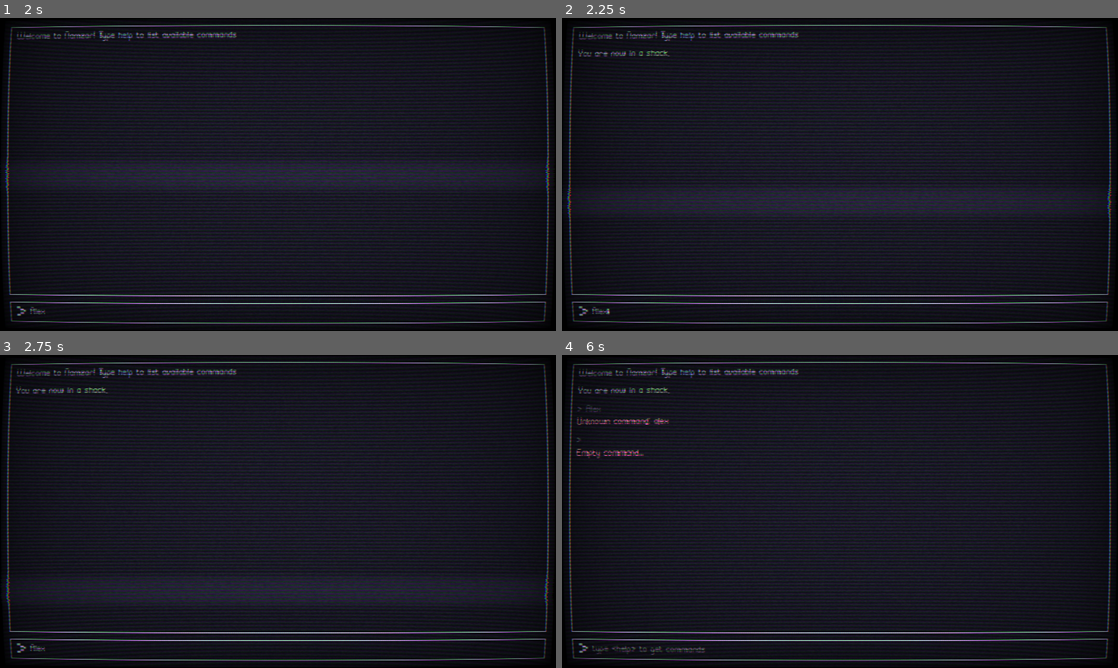
Above: before the commit, frames 1-4 (two rows, left to right).
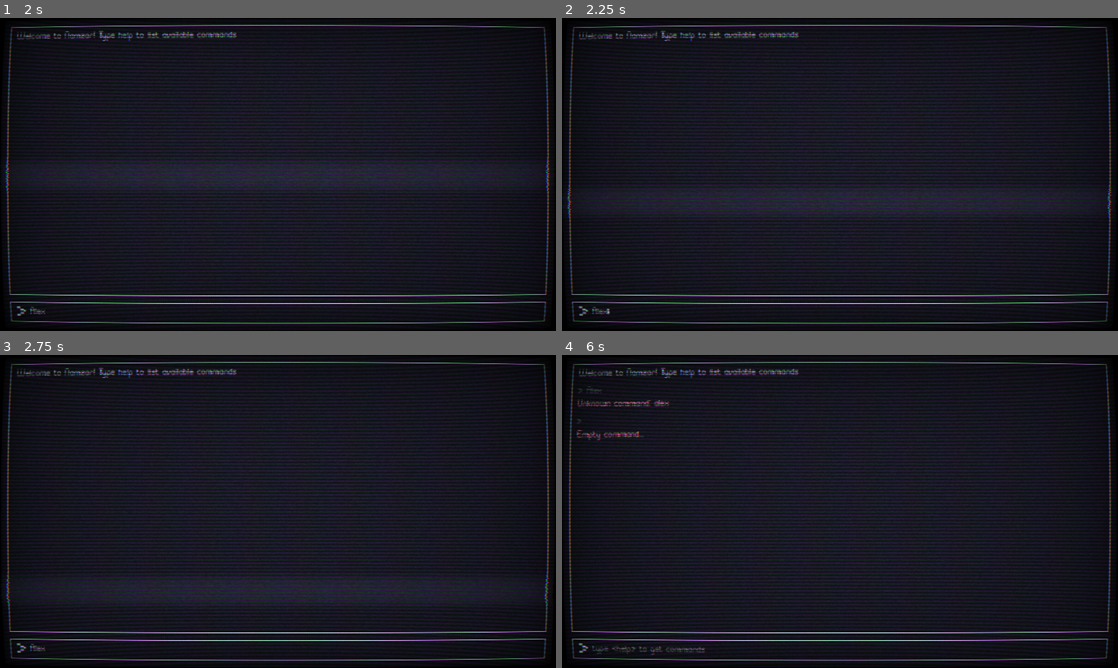
Above: after the commit, the same moments.

Repository: salty-max/namzar
Game: Godot game, scene res://scenes/game/game.tscn
Two runs of this game, one before a commit and one after it. Both use one fixed random seed, a clock stepped at 60 frames per second and the inputs below. The project has no main scene, so this scene is started directly.
Inputs (mouse positions are in pixels of both pictures, inside the frame that each line leads up to):
- Up to frame 1 (2 s): click (283, 312) at 0.52 s; type "Alex" at 0.6 s
- Up to frame 2 (2.25 s): no input
- Up to frame 3 (2.75 s): no input
- Up to frame 4 (6 s): tap Enter at 4.25, 5.75 s; tap Space at 5 s

Frame 1 is identical in both runs. In frame 2, 0.2% of the frame differs, in the area x 2-20%, y 10-13%; in frame 3, 0.2%; in frame 4, 0.9%, in the area x 2-20%, y 10-34%.

Commit message:
:sparkles: player data + take and drop item + some refactoring

Diff:
--- a/components/command_parser.gd
+++ b/components/command_parser.gd
@@ -4,16 +4,19 @@
 const COMMAND_DEFS := {
 	"go": 2,
 	"look": 1,
-	"back": 1,
-	"attack": 4,
-	"help": 1
+	"take": 2,
+	"drop": 2,
+	"inventory": 1,
+	"help": 1,
 }
+
+@onready var player: Player = %Player
 
 var current_room: Room
 
 
-func init(starting_room: Room) -> String:
-	return _change_room(starting_room)
+func init(starting_room: Room) -> void:
+	current_room = starting_room
 
 
 func parse_command(input: String) -> String:
@@ -25,7 +28,6 @@
 	if not COMMAND_DEFS.has(cmd):
 		return Palette.to_error("Unknown command: %s" % [cmd])
 
-	var expected_args_count = COMMAND_DEFS[cmd] - 1
 	var args = words.slice(1)
 
 	match cmd:
@@ -33,6 +35,12 @@
 			return _go(args)
 		"look":
 			return _look()
+		"take":
+			return _take(args)
+		"drop":
+			return _drop(args)
+		"inventory":
+			return _inventory()
 		"help":
 			return _help()
 
@@ -60,15 +68,62 @@
 	return current_room.get_description()
 
 
+func _take(args: Array) -> String:
+	if args.is_empty():
+		return "Take what?"
+
+	var item_name = " ".join(args)
+
+	for item: Item in current_room.items:
+		if item.name.to_lower() == item_name:
+			player.take_item(item)
+			current_room.remove_item(item)
+			return "You take the %s." % Palette.to_item(item_name)
+
+	return "No %s found." % item_name
+
+
+func _drop(args: Array) -> String:
+	if args.is_empty():
+		return "Drop what?"
+
+	var item_name = " ".join(args)
+
+	for item: Item in player.get_items():
+		if item.name.to_lower() == item_name:
+			player.drop_item(item)
+			current_room.add_item(item)
+			return "You drop the %s." % Palette.to_item(item_name)
+
+	return "No %s in your possession." % item_name
+
+
+func _inventory() -> String:
+	if player.get_items().is_empty():
+		return "You possess nothing at the moment."
+
+	return "".join([
+		"You possess:\n",
+		"\n".join(player.get_items().map(
+			func(item: Item):
+				return "\t- %s" % Palette.to_item(item.name))
+		)
+	])
+
+
 func _help() -> String:
-	return "\n".join([
-		"Available commands:",
-		"\t%s <location>" % Palette.to_command("go"),
-		"\t%s" % Palette.to_command("look"),
-		"\t%s" % Palette.to_command("help")
+	return "".join([
+		"Available commands:\n",
+		"\n".join(COMMAND_DEFS.keys().map(
+			func(key: String):
+				return "\t- %s" % Palette.to_command(key))
+		)
 	])
 
 
 func _change_room(new_room: Room) -> String:
 	current_room = new_room
-	return current_room.get_location()
+	var location = current_room.get_location()
+	if not current_room.visited:
+		current_room.visited = true
+	return location
--- /dev/null
+++ b/data/player/player_data.gd
@@ -0,0 +1,35 @@
+class_name PlayerData
+extends Resource
+
+@export var name: StringName : set = _set_name
+@export var gold: int : set = _set_gold
+@export var items: Array[Item]
+
+
+func _set_name(value: String) -> void:
+	name = value
+	emit_changed()
+
+
+func _set_gold(value: int) -> void:
+	gold = value
+	emit_changed()
+
+
+func add_item(value: Item) -> void:
+	items.append(value)
+	emit_changed()
+
+
+func remove_item(value: Item) -> void:
+	items.erase(value)
+	emit_changed()
+
+
+func _to_string() -> String:
+	return "".join([
+		"Name: %s\n" % name,
+		"Gold: %s\n" % gold,
+		"Items:\n",
+		"\n".join(items.map(func(item: Item): return "\t- %s" % item.name))
+	])
--- /dev/null
+++ b/data/player/player_data.tres
@@ -0,0 +1,10 @@
+[gd_resource type="Resource" script_class="PlayerData" load_steps=3 format=3 uid="uid://b35qbg3xf0eys"]
+
+[ext_resource type="Script" path="res://data/items/item.gd" id="1_u4118"]
+[ext_resource type="Script" path="res://data/player/player_data.gd" id="2_xaubx"]
+
+[resource]
+script = ExtResource("2_xaubx")
+name = &"Player"
+gold = 0
+items = Array[ExtResource("1_u4118")]([])
--- a/scenes/game/game.gd
+++ b/scenes/game/game.gd
@@ -8,7 +8,9 @@
 @export var animated_text: bool = true
 @export var text_scroll_speed: float = 1.0
 @export var max_history_length: int = 30
+@export var intro_finished: bool = false
 
+@onready var player: Player = %Player
 @onready var room_manager: RoomManager = $RoomManager
 @onready var command_parser: CommandParser = $CommandParser
 @onready var history: VBoxContainer = %History
@@ -17,6 +19,7 @@
 @onready var text_input: TextInput = %TextInput
 
 var max_scroll_length := 0.0
+
 
 
 func _ready() -> void:
@@ -30,7 +33,23 @@
 
 	_create_output("Welcome to Namzar! Type %s to list available commands" % Palette.colorize("help", Palette.PaletteColor.BLUE))
 	await get_tree().create_timer(2.0).timeout
-	_create_output(command_parser.init(room_manager.get_child(0)))
+	if not intro_finished:
+		start_intro()
+	command_parser.init(room_manager.get_child(0))
+
+
+func start_intro() -> void:
+	_create_output("You wake up lying on the creaky floor of what might generously be called a shack. The walls, made of wood that has clearly lost the will to live, lean at odd angles, letting the cold air poke through every gap. A single broken plank dangles ominously, as if it might fall just to spite you.\nThe smell? Imagine a mix of wet socks and regret.\n\nYour head feels like it is stuffed with dungeon moss, and you can’t quite remember how you got here. Still, priorities first: escape. But before you do anything heroic or foolish, you should probably figure out what to call yourself.\n\nSo… what’s your name?")
+
+
+func _process_player_name(input: String) -> void:
+	if input.is_empty():
+		_create_output(Palette.to_error("You surely have a name!"))
+		return
+
+	player.data.name = input
+	_create_input_response(input, "Ok %s, now it is time to get out of here." % input)
+	intro_finished = true
 
 
 func _process_input(input: String) -> void:
@@ -67,8 +86,10 @@
 
 
 func _on_text_input_text_submitted(new_text: String) -> void:
-	_process_input(new_text)
-	_delete_old_history()
+	if intro_finished:
+		_process_input(new_text)
+	else:
+		_process_player_name(new_text)
 
 
 func _on_scroll_bar_changed() -> void:
--- a/scenes/game/game.tscn
+++ b/scenes/game/game.tscn
@@ -6,6 +6,8 @@
 [ext_resource type="Script" path="res://components/command_parser.gd" id="4_iox2a"]
 [ext_resource type="Script" path="res://components/room_manager.gd" id="5_cjabb"]
 [ext_resource type="PackedScene" uid="uid://ydpsca4luyi8" path="res://scenes/room/room.tscn" id="6_lwt2h"]
+[ext_resource type="Script" path="res://scenes/game/player.gd" id="7_20hv7"]
+[ext_resource type="Resource" uid="uid://b35qbg3xf0eys" path="res://data/player/player_data.tres" id="8_fqsge"]
 
 [sub_resource type="LabelSettings" id="LabelSettings_2x5tq"]
 font_color = Color(0.803922, 0.839216, 0.956863, 1)
@@ -26,6 +28,7 @@
 script = ExtResource("1_efsbg")
 animated_text = false
 text_scroll_speed = 0.013
+intro_finished = true
 
 [node name="Background" type="PanelContainer" parent="."]
 layout_mode = 1
@@ -135,11 +138,9 @@
 offset_right = 152.0
 offset_bottom = 180.0
 room_name = "a shack"
-room_description = "You awaken to the creak of aged wood beneath you. The air is sharp and cold, seeping through the cracks of the
- dilapidated shack that surrounds you. Broken planks hang loosely on the walls, and the faint scent of decay lingers in the air.
-
-You need to find a way out of here."
+room_description = "The old shack you woke up in."
 items = null
+visited = true
 
 [node name="OutsideShackRoom" parent="RoomManager" instance=ExtResource("6_lwt2h")]
 offset_left = 176.0
@@ -152,6 +153,12 @@
 
 You feel both vulnerable and determined. Whatever lies ahead, it won’t be easy."
 items = null
+visited = null
+
+[node name="Player" type="Node" parent="."]
+unique_name_in_owner = true
+script = ExtResource("7_20hv7")
+data = ExtResource("8_fqsge")
 
 [node name="CommandParser" type="Node" parent="."]
 script = ExtResource("4_iox2a")
--- /dev/null
+++ b/scenes/game/player.gd
@@ -0,0 +1,32 @@
+class_name Player
+extends Node
+
+@export var data: PlayerData
+
+
+func _ready() -> void:
+	data.changed.connect(_on_data_changed)
+
+
+func get_player_name() -> StringName:
+	return data.name
+
+
+func get_gold() -> int:
+	return data.gold
+
+
+func get_items() -> Array[Item]:
+	return data.items
+
+
+func take_item(item: Item) -> void:
+	data.add_item(item)
+
+
+func drop_item(item: Item) -> void:
+	data.remove_item(item)
+
+
+func _on_data_changed() -> void:
+	print(data)
--- a/scenes/room/room.gd
+++ b/scenes/room/room.gd
@@ -4,12 +4,12 @@
 
 @export var room_name: String : set = _set_room_name
 @export_multiline var room_description: String: set = _set_room_description
+@export var exits: Dictionary = {}
+@export var items: Array[Item] = []
+@export var visited: bool = false
 
 @onready var room_name_label: Label = %RoomName
 @onready var room_description_label: RichTextLabel = %RoomDescription
-
-@export var exits: Dictionary = {}
-@export var items: Array[Item] = []
 
 
 func _ready() -> void:
@@ -34,7 +34,8 @@
 
 
 func get_location() -> String:
-	return "You are now in %s." % Palette.to_room(room_name)
+	var msg = "You are back in %s." if visited else "You are now in %s."
+	return msg % Palette.to_room(room_name)
 
 
 func get_description() -> String:
@@ -51,11 +52,10 @@
 	if items.is_empty():
 		return "No items to pick up."
 
-	var string = ""
-	for item: Item in items:
-		string += "%s " % item.name
-
-	return "Items: %s" % Palette.to_item(string)
+	return "Items: %s" % ", ".join(items.map(
+		func(item: Item):
+			return Palette.to_item(item.name)
+	))
 
 
 func get_exits() -> String:
@@ -85,5 +85,4 @@
 
 
 func remove_item(item) -> void:
-	var index = items.find(item)
-	items.remove_at(index)
+	items.erase(item)
--- a/scenes/room/room.tscn
+++ b/scenes/room/room.tscn
@@ -20,6 +20,7 @@
 theme_override_styles/panel = SubResource("StyleBoxFlat_fvi1d")
 script = ExtResource("1_gsajj")
 items = null
+visited = null
 
 [node name="MarginContainer" type="MarginContainer" parent="."]
 layout_mode = 2
Not shown: 1 places in scenes/game/game.tscn that only renumber resources
